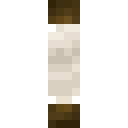
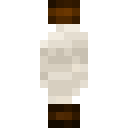
Layers edited between the first and the second 128 x 128 image:
painted on "Background" over [40, 0, 88, 128]
